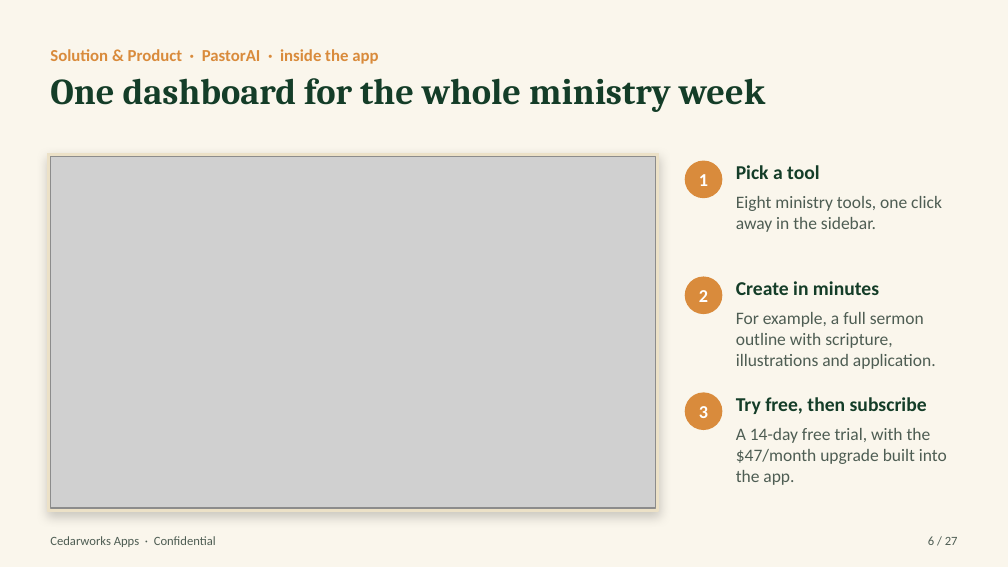
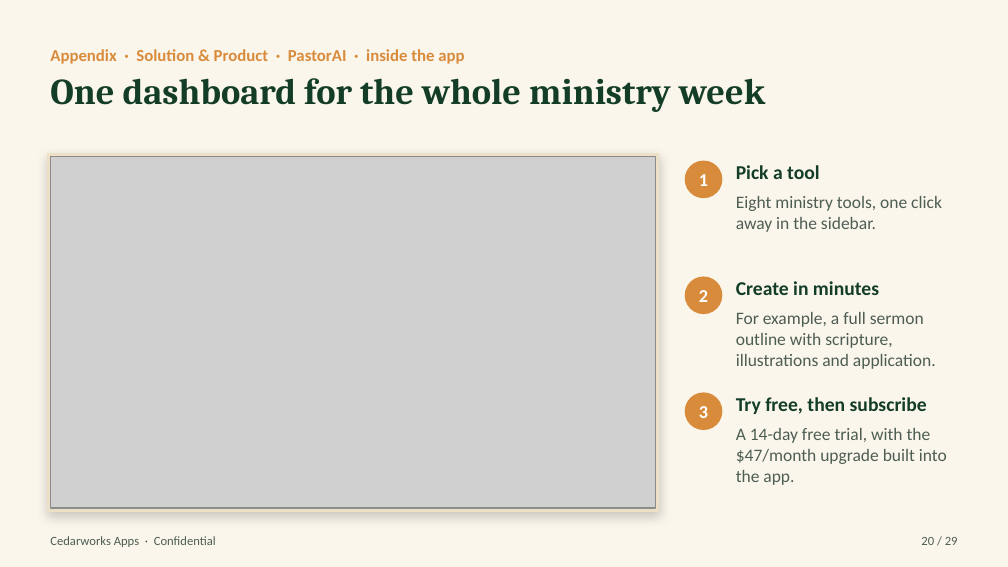
Before and after one commit to Pastorai1/Cedarworksapps, a slide deck: slide 20 of pitch-deck/Cedarworks-Apps-Pitch-Deck.pptx (slide 6 before the commit). Drawn at 1008x567 pixels with LibreOffice and Linux fonts; fonts in the diff are those of the drawing; grey boxes stand for pictures. Boxes give left, top, right and bottom in pixels: in the first picture for what was removed or moved away, otherwise in the second. Text is boxed around its words. In the diff, an @@ line names an element or a change of style, - is before the commit and + after.

```diff
--- a/pitch-deck/Cedarworks-Apps-Pitch-Deck.pptx
+++ b/pitch-deck/Cedarworks-Apps-Pitch-Deck.pptx
@@ text at (x1=50, y1=49, x2=464, y2=64): text changed @@
-Solution & Product · PastorAI · inside the app
+Appendix · Solution & Product · PastorAI · inside the app
@@ text at (x1=921, y1=537, x2=958, y2=545): text changed @@
-6 / 27
+20 / 29
```
Also in this commit, not shown: 23 other slides changed, 5 slides added, 3 slides removed, 4 other files.
